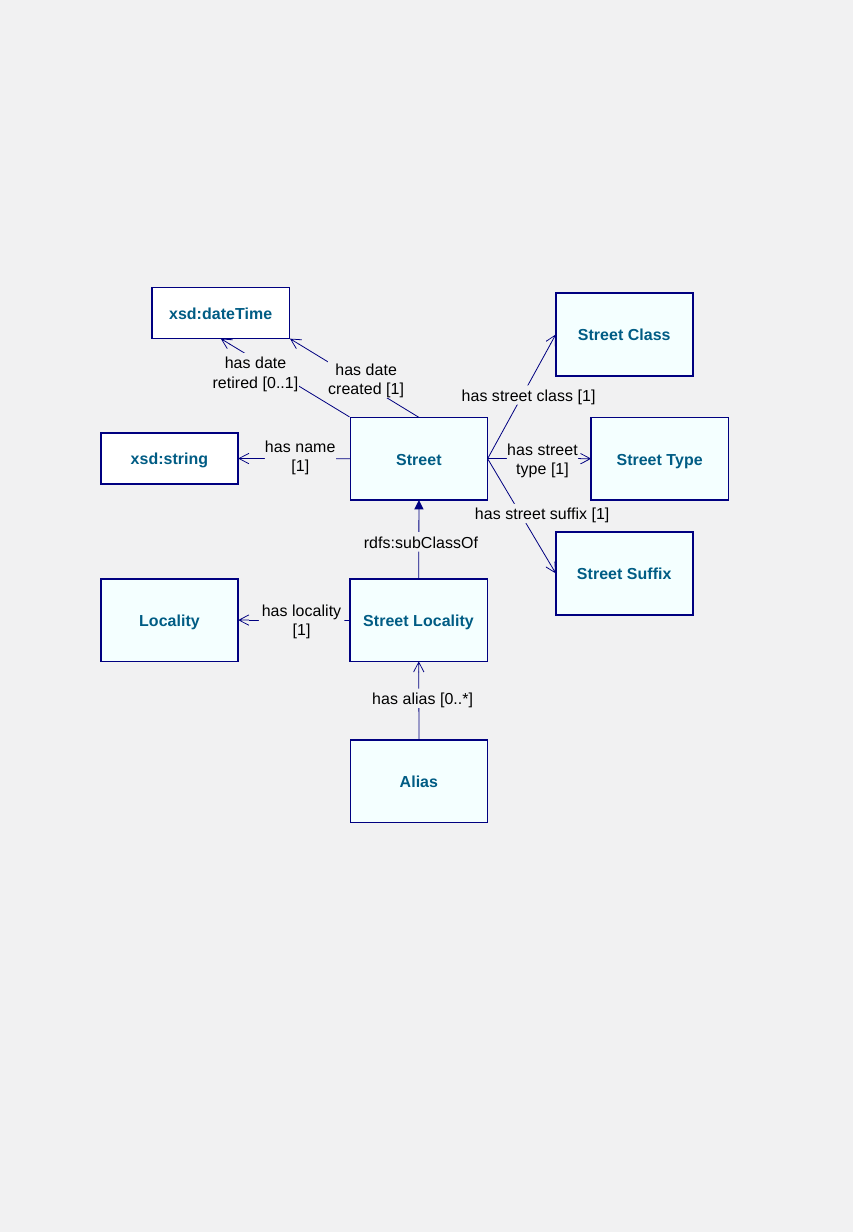
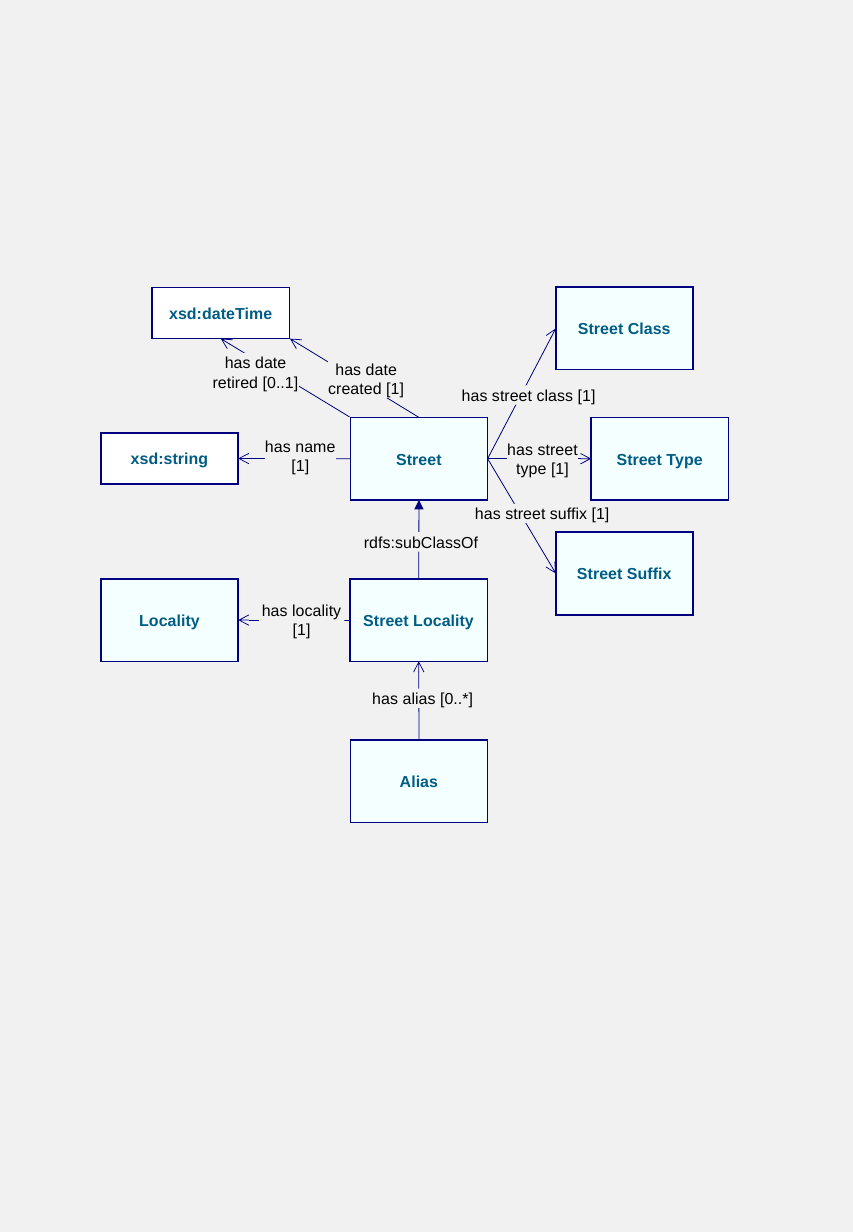
Before and after one commit to AGLDWG/gnaf-ont, a slide deck: slide 2 of docs/diagrams.pptx. Drawn at 853x1232 pixels with LibreOffice and Linux fonts; fonts in the diff are those of the drawing. Boxes give left, top, right and bottom in pixels: in the first picture for what was removed or moved away, otherwise in the second. Text is boxed around its words. In the diff, an @@ line names an element or a change of style, - is before the commit and + after.

```diff
--- a/docs/diagrams.pptx
+++ b/docs/diagrams.pptx
@@ rectangle "Street Class": place and size @@
-rectangle "Street Class" at [556, 293, 694, 376]
+rectangle "Street Class" at [556, 287, 694, 370]
@@ arrow moved from (488, 458) - (556, 334) to (488, 458) - (556, 329) @@
```
Also in this commit, not shown: 5 other files.
